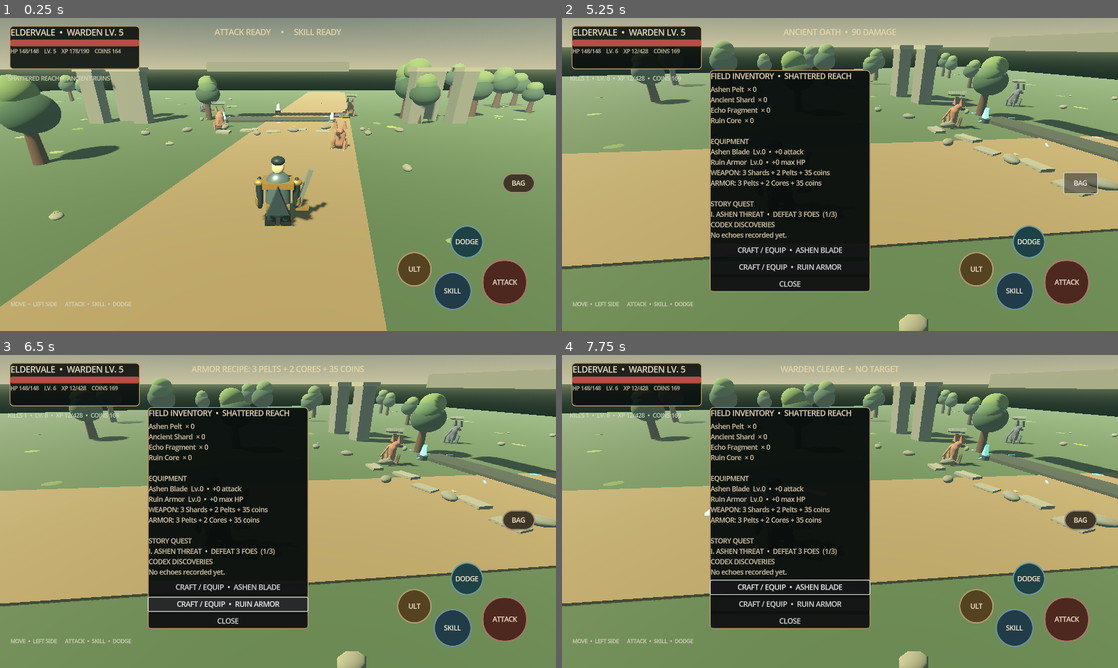
Above: before the commit, frames 1-4 (two rows, left to right).
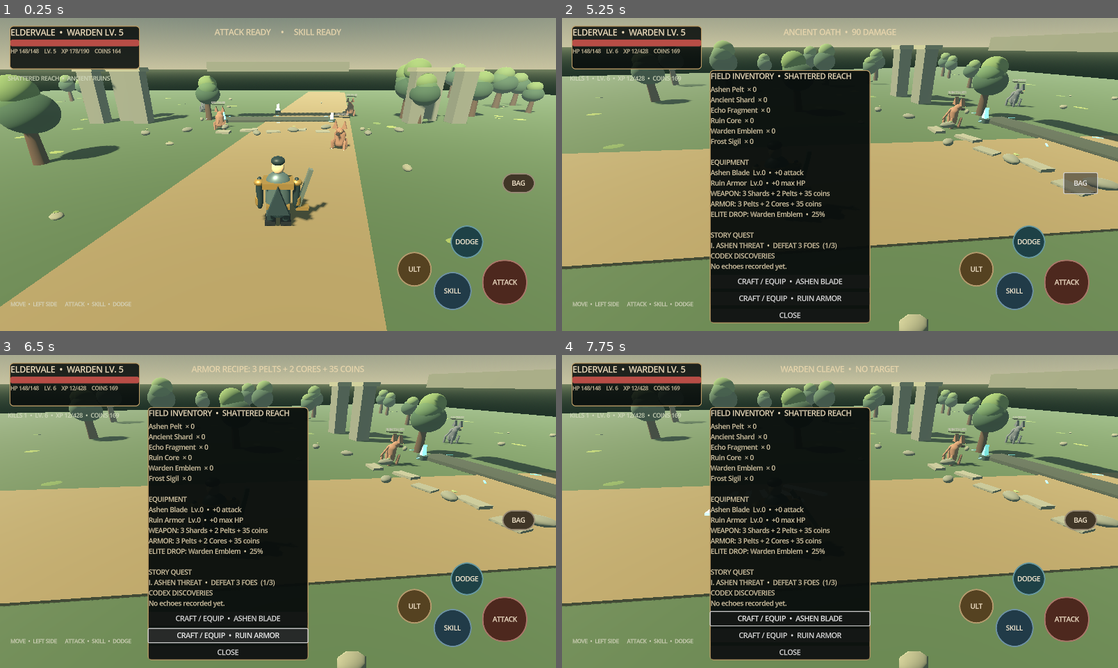
Above: after the commit, the same moments.

Repository: filesgloom-png/ELDERVALE
Game: Godot game, scene res://scenes/main_3d.tscn
Two runs of this game, one before a commit and one after it. Both use one fixed random seed, a clock stepped at 60 frames per second and the inputs below.
Inputs (mouse positions are in pixels of both pictures, inside the frame that each line leads up to):
- Up to frame 1 (0.25 s): no input
- Up to frame 2 (5.25 s): click "ATTACK" at 0.5 s; click "SKILL" at 1.25 s; click "DODGE" at 2 s; click "ULT" at 2.75 s; tap Enter (ui_accept) at 3.5, 3.77 s; move the mouse to (962, 158) at 3.52 s; hold Right (ui_right) 3.53-4.25 s; tap Q at 3.6 s; click (962, 158) at 3.67 s; drag from (728, 190) to (812, 237) at 4.27 s; click "BAG" at 5 s
- Up to frame 3 (6.5 s): click "CRAFT / EQUIP • RUIN ARMOR" at 5.75 s
- Up to frame 4 (7.75 s): click "CRAFT / EQUIP • ASHEN BLADE" at 6.5 s; tap Enter (ui_accept) at 7.25 s; move the mouse to (895, 442) at 7.27 s; hold Right (ui_right) from 7.28 s (still down); tap F at 7.35 s

The runs differ from the first frame. In frame 2, 6.0% of the frame differs, in the area x 26-56%, y 35-98%; in frame 3, 7.2%; in frame 4, 6.4%.
Error before the commit: Invalid access to property or key 'rotation' on a base object of type 'previously freed'. (res://scripts/main_3d.gd:673)
Error after the commit: Invalid access to property or key 'rotation' on a base object of type 'previously freed'. (res://scripts/main_3d.gd:712)

Commit message:
gameplay: add visible gear progression, elite relic drops and repeatable enemy waves

Diff:
--- a/scripts/main_3d.gd
+++ b/scripts/main_3d.gd
@@ -23,13 +23,14 @@
 var stats_label: Label
 var inventory_label: Label
 var inventory_panel: PanelContainer
-var inventory: Dictionary = {"Ashen Pelt": 0, "Ancient Shard": 0, "Echo Fragment": 0, "Ruin Core": 0}
+var inventory: Dictionary = {"Ashen Pelt": 0, "Ancient Shard": 0, "Echo Fragment": 0, "Ruin Core": 0, "Warden Emblem": 0, "Frost Sigil": 0}
 var codex_discoveries: Array[String] = []
 var weapon_level := 0
 var armor_level := 0
 var quest_stage := 0
 var quest_stage_progress := 0
 var quest_completed := false
+var wave_respawn_timer := -1.0
 var enemies: Array[Node3D] = []
 var hp_bar: ProgressBar
 var status_label: Label
@@ -338,6 +339,37 @@
 	camera.position = Vector3(0, 4.8, 7.4)
 	camera.rotation = Vector3(deg_to_rad(-25), 0, 0)
 	camera.fov = 62.0
+	_refresh_equipment_visuals()
+
+func _refresh_equipment_visuals() -> void:
+	if player == null:
+		return
+	var blade := player.get_node_or_null("Longsword") as MeshInstance3D
+	if blade != null:
+		var blade_mat := _mat(Color("#d8e0d5") if weapon_level < 2 else (Color("#83e8e0") if weapon_level < 4 else Color("#ffd28b")), 0.22, 0.9)
+		if weapon_level >= 3:
+			blade_mat.emission_enabled = true
+			blade_mat.emission = Color("#5bded0") if weapon_level < 5 else Color("#ffb84f")
+			blade_mat.emission_energy_multiplier = 1.1 + float(weapon_level - 2) * 0.35
+		blade.material_override = blade_mat
+	var breastplate := player.get_node_or_null("LayeredBreastplate") as MeshInstance3D
+	if breastplate != null:
+		breastplate.material_override = _mat(Color("#283c42") if armor_level < 2 else (Color("#477b78") if armor_level < 4 else Color("#a17a43")), 0.38, 0.48)
+	var cape := player.get_node_or_null("WardenCape") as MeshInstance3D
+	if cape != null:
+		cape.material_override = _mat(Color("#263b43") if armor_level < 3 else (Color("#275c57") if armor_level < 5 else Color("#6d4328")), 0.7, 0.18)
+	var crest := player.get_node_or_null("EquipmentCrest") as MeshInstance3D
+	if crest == null and armor_level >= 2:
+		crest = _mesh_node(player, PrismMesh.new(), _mat(Color("#c9a15b"), 0.3, 0.75), Vector3(0, 1.78, -0.43), "EquipmentCrest")
+		crest.scale = Vector3(0.24, 0.32, 0.12)
+	if crest != null:
+		crest.visible = armor_level >= 2
+	var shoulder_runes := player.get_node_or_null("ShoulderRunes") as MeshInstance3D
+	if shoulder_runes == null and armor_level >= 4:
+		shoulder_runes = _mesh_node(player, SphereMesh.new(), _mat(Color("#83e8e0"), 0.25, 0.4), Vector3(0, 1.56, 0.02), "ShoulderRunes")
+		shoulder_runes.scale = Vector3(0.72, 0.16, 0.42)
+	if shoulder_runes != null:
+		shoulder_runes.visible = armor_level >= 4
 
 func _build_enemies() -> void:
 	var positions := [Vector3(4, 0, -4), Vector3(-5, 0, -10), Vector3(8, 0, -17), Vector3(-9, 0, -20)]
@@ -631,6 +663,13 @@
 func _process(delta: float) -> void:
 	world_time += delta
 	animation_time += delta
+	if wave_respawn_timer >= 0.0:
+		wave_respawn_timer -= delta
+		if wave_respawn_timer <= 0.0 and enemies.is_empty():
+			wave_respawn_timer = -1.0
+			_build_enemies()
+			if status_label != null:
+				status_label.text = "NEW WAVE  •  ASH WOLVES AND RUIN STALKERS RETURN"
 	for i in range(magical_materials.size()):
 		var pulse := 0.88 + 0.22 * sin(animation_time * 1.35 + float(i) * 0.7)
 		magical_materials[i].emission_energy_multiplier = pulse * (1.25 if i < 3 else 0.8)
@@ -941,6 +980,8 @@
 	_spawn_combat_effect("death", enemy.position + Vector3(0.0, 0.04, 0.0))
 	enemy.queue_free()
 	_roll_enemy_loot(enemy)
+	if enemies.is_empty():
+		wave_respawn_timer = 7.0
 	_gain_xp(12)
 	_save_progress()
 	if target_label != null:
@@ -987,6 +1028,9 @@
 		if rng.randf() <= 0.28:
 			inventory["Ruin Core"] = int(inventory.get("Ruin Core", 0)) + 1
 			gained.append("Ruin Core")
+		if enemy.name == "RuinStalker" and rng.randf() <= 0.25:
+			inventory["Warden Emblem"] = int(inventory.get("Warden Emblem", 0)) + 1
+			gained.append("Warden Emblem")
 	if not gained.is_empty():
 		status_label.text = "LOOT FOUND  •  " + ", ".join(gained)
 		if "Echo Fragment" in gained and not codex_discoveries.has("Echoes of Shattered Reach"):
@@ -1019,7 +1063,7 @@
 		stats_label.text = "HP %d/%d    LV. %d    XP %d/%d    COINS %d" % [player_hp, player_max_hp, player_level, xp, xp_to_next_level, coins]
 	if inventory_label != null:
 		var lines: Array[String] = []
-		for item_name in ["Ashen Pelt", "Ancient Shard", "Echo Fragment", "Ruin Core"]:
+		for item_name in ["Ashen Pelt", "Ancient Shard", "Echo Fragment", "Ruin Core", "Warden Emblem", "Frost Sigil"]:
 			lines.append("%s  × %d" % [item_name, int(inventory.get(item_name, 0))])
 		lines.append("")
 		lines.append("EQUIPMENT")
@@ -1027,6 +1071,7 @@
 		lines.append("Ruin Armor  Lv.%d  •  +%d max HP" % [armor_level, armor_level * 18])
 		lines.append("WEAPON: 3 Shards + 2 Pelts + 35 coins")
 		lines.append("ARMOR: 3 Pelts + 2 Cores + 35 coins")
+		lines.append("ELITE DROP: Warden Emblem  •  25%")
 		lines.append("")
 		lines.append("STORY QUEST")
 		lines.append(_quest_description())
@@ -1067,6 +1112,7 @@
 	armor_level += 1
 	player_max_hp = 148 + armor_level * 18
 	player_hp = mini(player_max_hp, player_hp + 18)
+	_refresh_equipment_visuals()
 	status_label.text = "RUIN ARMOR EQUIPPED  •  LEVEL %d  •  +%d MAX HP" % [armor_level, armor_level * 18]
 	_refresh_progression_ui()
 	_save_progress()
@@ -1079,8 +1125,10 @@
 			return "II. WOLF PELTS  •  COLLECT 3 PELTS  (%d/3)" % mini(quest_stage_progress, 3)
 		2:
 			return "III. RUIN HEARTS  •  COLLECT 2 CORES  (%d/2)" % mini(quest_stage_progress, 2)
+		3:
+			return "IV. WARDEN'S MARK  •  FIND 1 EMBLEM  (%d/1)" % mini(quest_stage_progress, 1)
 		_:
-			return "STORY QUEST COMPLETE  •  REWARDS CLAIMED"
+			return "STORY QUEST COMPLETE  •  FROST SIGIL CLAIMED"
 
 func _advance_quest(gained: Array[String]) -> void:
 	if quest_completed:
@@ -1104,11 +1152,16 @@
 			if quest_stage_progress >= 2:
 				quest_stage = 3
 				quest_stage_progress = 0
-				quest_completed = true
-				coins += 150
-				inventory["Echo Fragment"] = int(inventory.get("Echo Fragment", 0)) + 2
-				_gain_xp(120)
-				status_label.text = "STORY QUEST COMPLETE  •  +120 XP  +150 COINS  +2 ECHO FRAGMENTS"
+				status_label.text = "QUEST UPDATED  •  HUNT RUIN STALKERS FOR A WARDEN EMBLEM"
+	elif quest_stage == 3 and gained.has("Warden Emblem"):
+		quest_stage = 4
+		quest_stage_progress = 0
+		quest_completed = true
+		coins += 250
+		inventory["Frost Sigil"] = int(inventory.get("Frost Sigil", 0)) + 1
+		inventory["Echo Fragment"] = int(inventory.get("Echo Fragment", 0)) + 3
+		_gain_xp(220)
+		status_label.text = "QUEST COMPLETE  •  FROST SIGIL +220 XP +250 COINS +3 ECHOES"
 	_refresh_progression_ui()
 
 func _save_progress() -> void:
@@ -1140,7 +1193,7 @@
 			inventory[item_name] = int(saved_inventory.get(item_name, inventory[item_name]))
 	weapon_level = clampi(int(save.get_value("equipment", "weapon_level", weapon_level)), 0, 5)
 	armor_level = clampi(int(save.get_value("equipment", "armor_level", armor_level)), 0, 5)
-	quest_stage = clampi(int(save.get_value("quest", "stage", quest_stage)), 0, 3)
+	quest_stage = clampi(int(save.get_value("quest", "stage", quest_stage)), 0, 4)
 	quest_stage_progress = maxi(0, int(save.get_value("quest", "progress", quest_stage_progress)))
 	quest_completed = bool(save.get_value("quest", "completed", quest_completed))
 	player_max_hp = 148 + armor_level * 18
